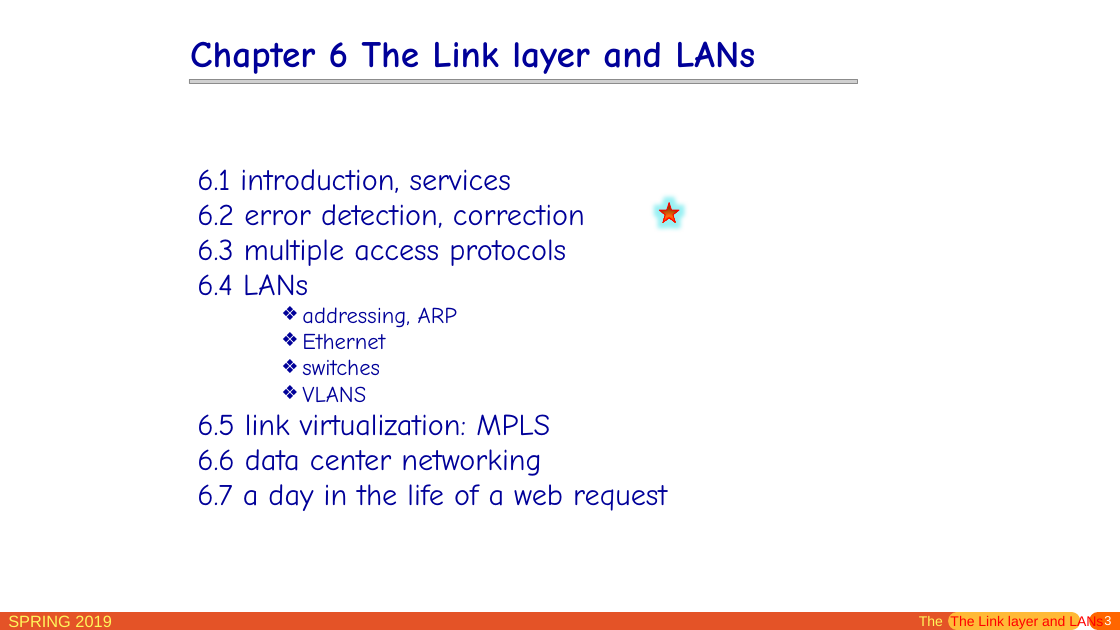
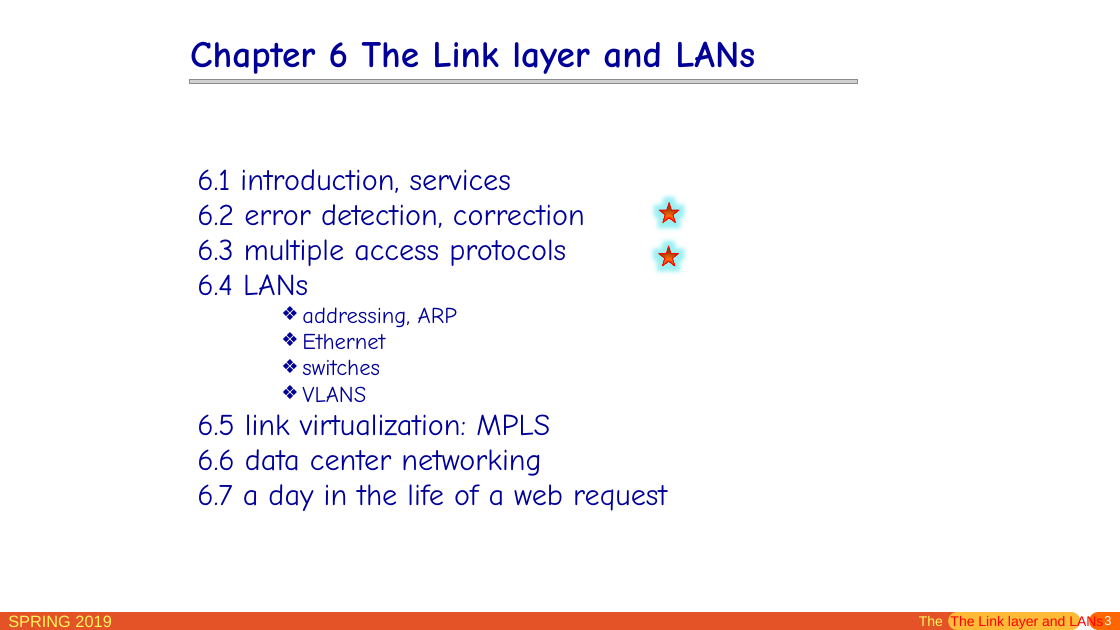
Before and after one commit to jichenghu/PPT_networkDistributed, a slide deck: slide 3 of chapter6.pptx. Drawn at 1120x630 pixels with LibreOffice and Linux fonts; fonts in the diff are those of the drawing; grey boxes stand for pictures. Boxes give left, top, right and bottom in pixels: in the first picture for what was removed or moved away, otherwise in the second. Text is boxed around its words. In the diff, an @@ line names an element or a change of style, - is before the commit and + after.

```diff
--- a/chapter6.pptx
+++ b/chapter6.pptx
@@ star added at <box>659,246,679,266</box>, fill gradient #FF0000 to #FF6E0D to #993D00, outline #FF0000 0.75 pt @@
```
